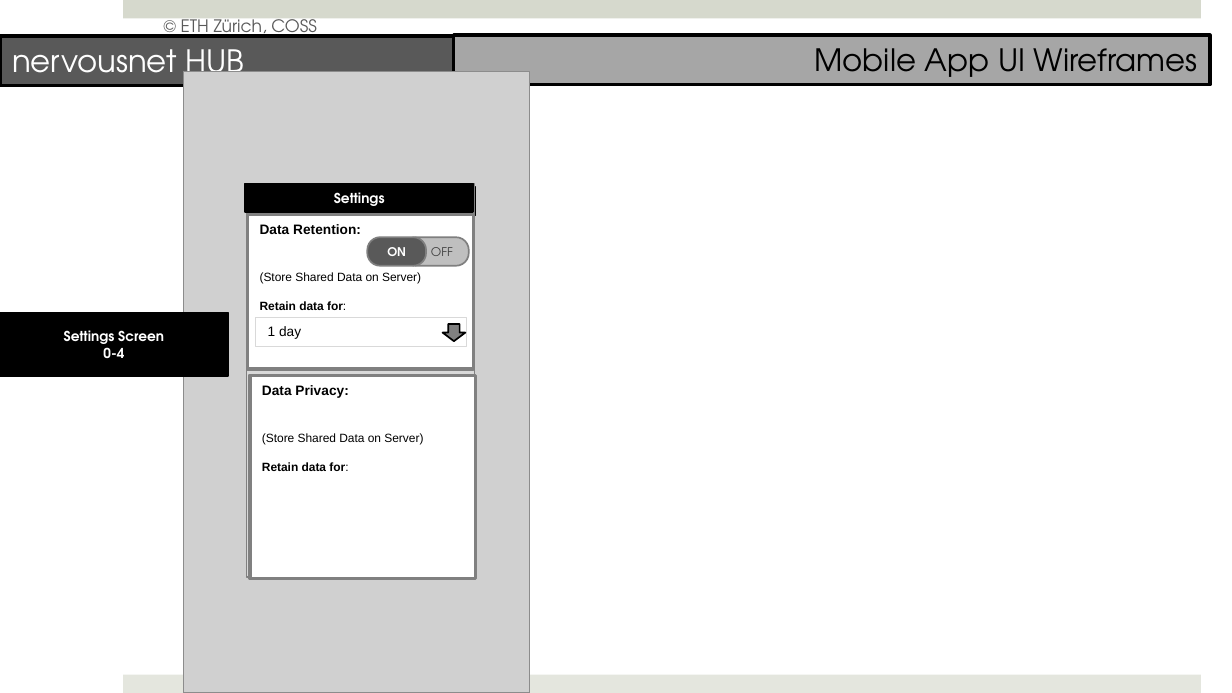
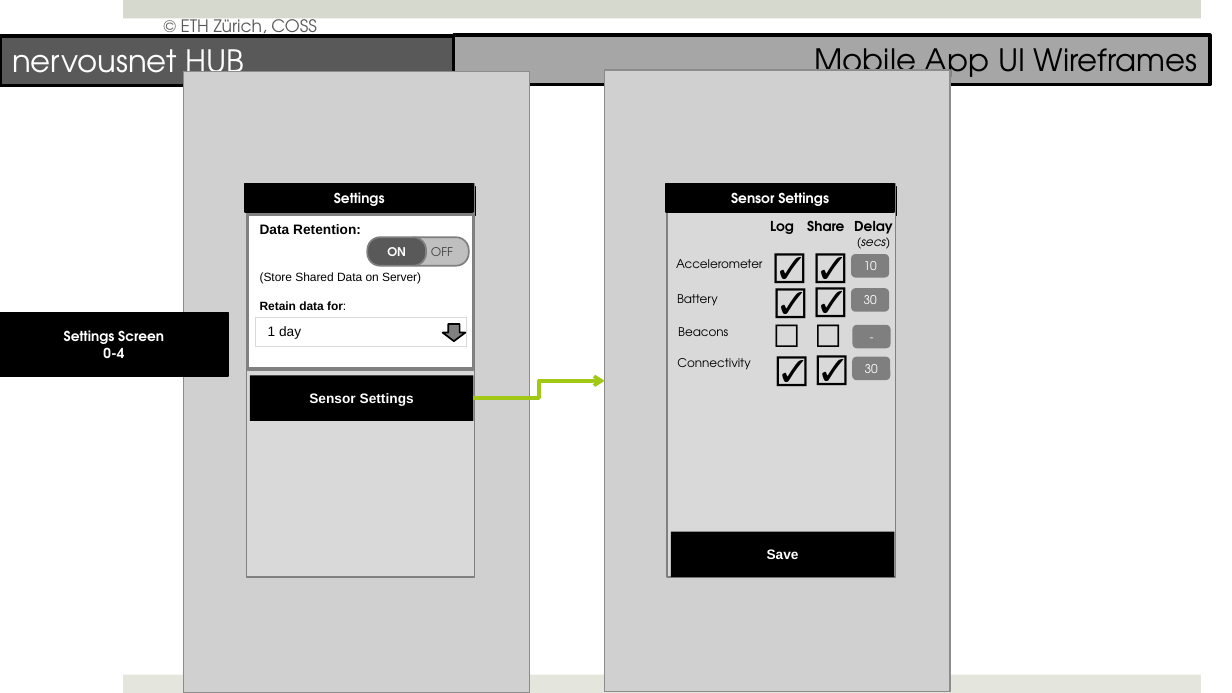
Before and after one commit to prasad79/nervousnet, a slide deck: slide 20 of Documents/NervousNet_Redesign.pptx. Drawn at 1232x693 pixels with LibreOffice and Linux fonts; fonts in the diff are those of the drawing; grey boxes stand for pictures. Boxes give left, top, right and bottom in pixels: in the first picture for what was removed or moved away, otherwise in the second. Text is boxed around its words. In the diff, an @@ line names an element or a change of style, - is before the commit and + after.

```diff
--- a/Documents/NervousNet_Redesign.pptx
+++ b/Documents/NervousNet_Redesign.pptx
@@ picture added at (x1=605, y1=70, x2=950, y2=692) @@
@@ rectangle added at (x1=667, y1=184, x2=894, y2=212), fill #000000, outline #000000 1 pt, 8 pt, text #FFFFFF, bold @@
+Sensor Settings
@@ rectangle added at (x1=668, y1=184, x2=896, y2=577), fill #D9D9D9, outline #808080 1 pt @@
@@ rectangle added at (x1=669, y1=187, x2=897, y2=216), fill #000000, outline #000000 1 pt, 8 pt, text #FFFFFF, bold @@
+App Showcase
@@ text added at (x1=770, y1=221, x2=794, y2=234), 8 pt, text #000000, bold @@
+Log
@@ text added at (x1=807, y1=220, x2=844, y2=231), 8 pt, text #000000, bold @@
+Share
@@ text added at (x1=854, y1=221, x2=893, y2=249), 7 pt, text #000000, italic @@
+Delay
+(secs)
@@ text added at (x1=676, y1=259, x2=763, y2=268), 7 pt, text #000000 @@
+Accelerometer
@@ text added at (x1=761, y1=241, x2=814, y2=291), 18 pt, text #000000 @@
+☑
@@ text added at (x1=803, y1=240, x2=856, y2=290), 18 pt, text #000000 @@
+☑
@@ rounded rectangle added at (x1=853, y1=255, x2=890, y2=277), fill #7F7F7F, outline #7F7F7F 1 pt, 7 pt, text #FFFFFF @@
+10
@@ text added at (x1=677, y1=294, x2=718, y2=306), 7 pt, text #000000 @@
+Battery
@@ text added at (x1=763, y1=276, x2=816, y2=325), 18 pt, text #000000 @@
+☑
@@ text added at (x1=803, y1=275, x2=856, y2=324), 18 pt, text #000000 @@
+☑
@@ rounded rectangle added at (x1=853, y1=290, x2=890, y2=312), fill #7F7F7F, outline #7F7F7F 1 pt, 7 pt, text #FFFFFF @@
+30
@@ text added at (x1=678, y1=327, x2=728, y2=336), 7 pt, text #000000 @@
+Beacons
@@ text added at (x1=761, y1=310, x2=817, y2=360), 18 pt, text #000000 @@
+☐
@@ text added at (x1=802, y1=310, x2=857, y2=360), 18 pt, text #000000 @@
+☐
@@ rounded rectangle added at (x1=854, y1=325, x2=891, y2=347), fill #7F7F7F, outline #7F7F7F 1 pt, 7 pt, text #FFFFFF @@
+-
@@ text added at (x1=677, y1=358, x2=750, y2=370), 7 pt, text #000000 @@
+Connectivity
@@ text added at (x1=764, y1=344, x2=817, y2=393), 18 pt, text #000000 @@
+☑
@@ text added at (x1=804, y1=342, x2=857, y2=392), 18 pt, text #000000 @@
+☑
@@ rounded rectangle added at (x1=853, y1=357, x2=890, y2=379), fill #7F7F7F, outline #7F7F7F 1 pt, 7 pt, text #FFFFFF @@
+30
@@ rectangle "Sensor Settings" resized from (x1=250, y1=376, x2=476, y2=579) to (x1=250, y1=376, x2=473, y2=421) @@
@@ rectangle "Sensor Settings" at (x1=250, y1=376, x2=473, y2=421): vertical alignment top to middle; fill #FFFFFF to #000000; outline #808080 2 pt to none @@
@@ elbow arrow added from (473, 398) to (605, 381), #A2C816 2 pt @@
@@ text in rectangle at (x1=309, y1=393, x2=414, y2=406): text changed; size 7 to 8 pt; text colour #000000 to #FFFFFF; bold on @@
-Data Privacy:
-(Store Shared Data on Server)
-Retain data for:
+Sensor Settings
@@ rectangle added at (x1=670, y1=531, x2=893, y2=577), fill #000000, 8 pt, text #FFFFFF, bold @@
+Save
```
Also in this commit, not shown: 1 other slide changed.
